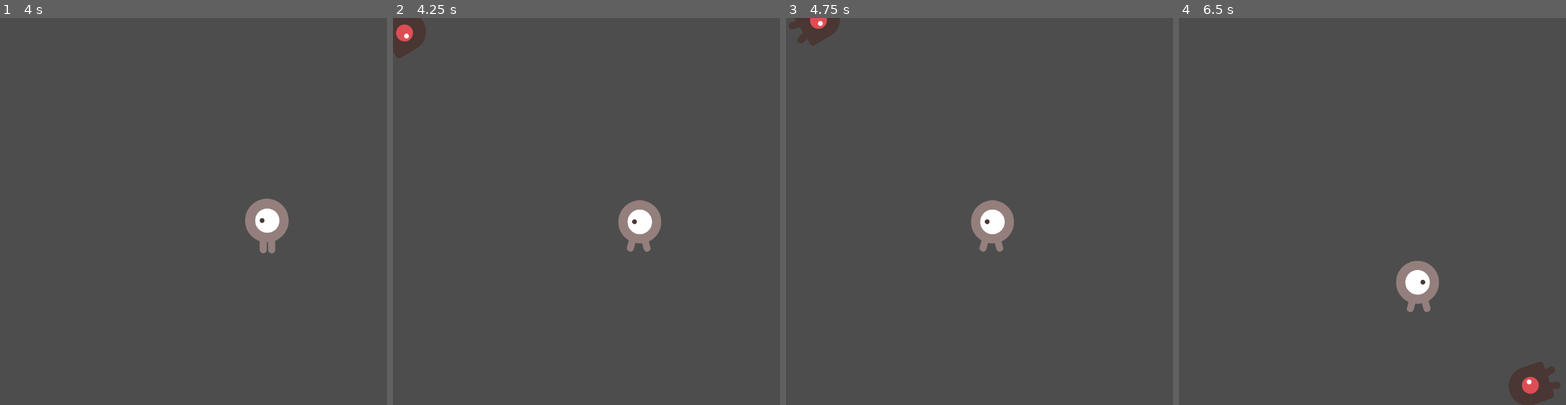
Above: before the commit, frames 1-4 (left to right).
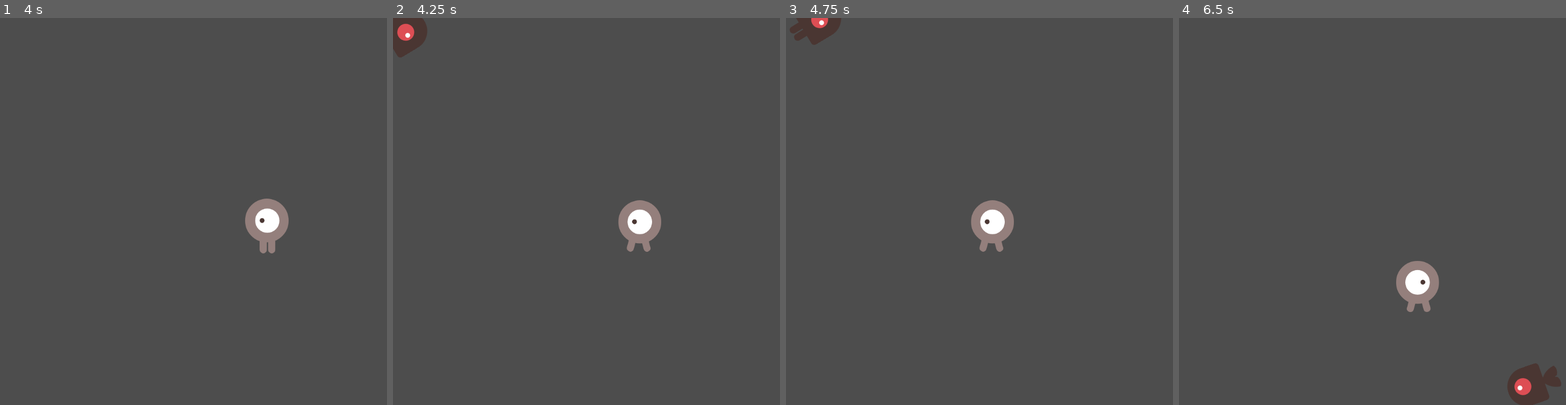
Above: after the commit, the same moments.

Repository: Lispless/lots-of-slots
Game: Godot game, scene res://scenes/main.tscn
Same seed, same stepped clock (60 frames per second), same inputs: the game is played once before the commit and once after it.
Inputs:
- Up to frame 1 (4 s): tap Enter at 0.5 s; hold D (move_right) 0.53-1.28 s; hold S (move_down) 1.28-2.03 s; hold D (move_right) 2.03-2.78 s; hold W (move_up) 2.78-3.53 s; hold A (move_left) from 3.53 s (still down)
- Up to frame 2 (4.25 s): keep holding A (move_left)
- Up to frame 3 (4.75 s): keep holding A (move_left)
- Up to frame 4 (6.5 s): release A (move_left) at 5.03 s; hold S (move_down) 5.03-5.78 s; hold D (move_right) from 5.78 s (still down)

Frame 1 is identical in both runs. In frame 2, less than 0.1% of the frame differs, in the area x 0-9%, y 0-11%; in frame 3, 0.1%; in frame 4, 0.4%, in the area x 84-99%, y 88-100%.

Commit message:
Enemies are randomized and animated.

Diff:
--- a/mob.gd
+++ b/mob.gd
@@ -3,13 +3,8 @@
 
 # Called when the node enters the scene tree for the first time.
 func _ready():
-	var mob_types = $AnimatedSprite2D.sprite_frames.get_animtation_names()
+	var mob_types = $AnimatedSprite2D.sprite_frames.get_animation_names()
 	$AnimatedSprite2D.play(mob_types[randi() % mob_types.size()])
-
-
-# Called every frame. 'delta' is the elapsed time since the previous frame.
-func _process(delta):
-	pass
 
 
 func _on_visible_on_screen_notifier_2d_screen_exited():
--- a/scenes/mob.tscn
+++ b/scenes/mob.tscn
@@ -6,6 +6,7 @@
 [ext_resource type="Texture2D" uid="uid://hv41twbkvpu7" path="res://art/enemySwimming_2.png" id="4_aqwy1"]
 [ext_resource type="Texture2D" uid="uid://c6itvgg6kcnje" path="res://art/enemyWalking_1.png" id="5_d6l7a"]
 [ext_resource type="Texture2D" uid="uid://17c88mmohynd" path="res://art/enemyWalking_2.png" id="6_2uia2"]
+[ext_resource type="Script" path="res://mob.gd" id="7_2vgyp"]
 
 [sub_resource type="SpriteFrames" id="SpriteFrames_1u7e2"]
 animations = [{
@@ -49,13 +50,12 @@
 [node name="Mob" type="RigidBody2D"]
 collision_mask = 0
 gravity_scale = 0.0
+script = ExtResource("7_2vgyp")
 
 [node name="AnimatedSprite2D" type="AnimatedSprite2D" parent="."]
 scale = Vector2(0.25, 0.25)
 sprite_frames = SubResource("SpriteFrames_1u7e2")
-animation = &"walk"
-frame = 1
-frame_progress = 0.67162
+animation = &"swim"
 
 [node name="CollisionShape2D" type="CollisionShape2D" parent="."]
 position = Vector2(1, 0)
Not shown: 1 places in scenes/mob.tscn that only renumber resources
